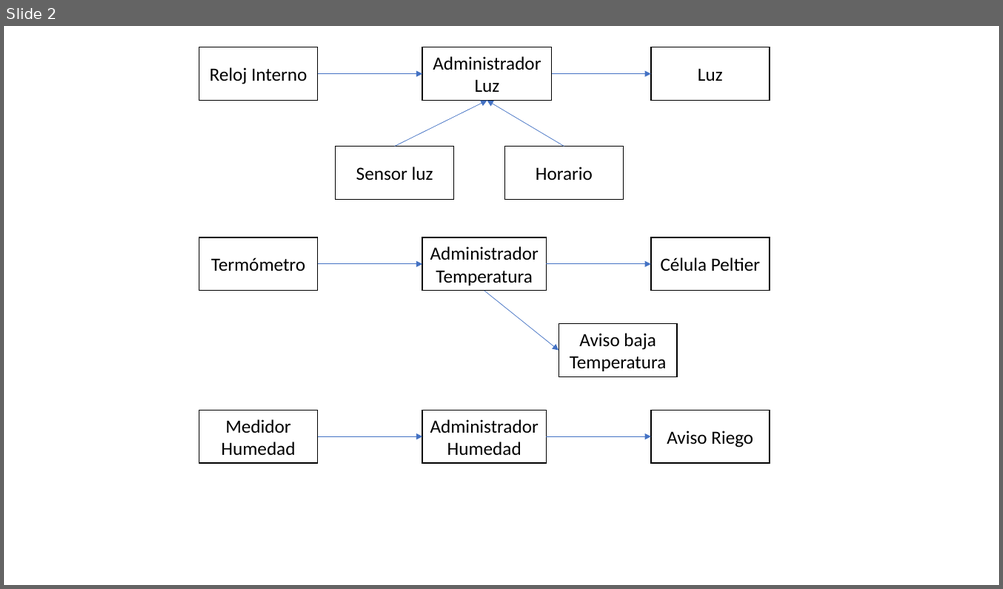
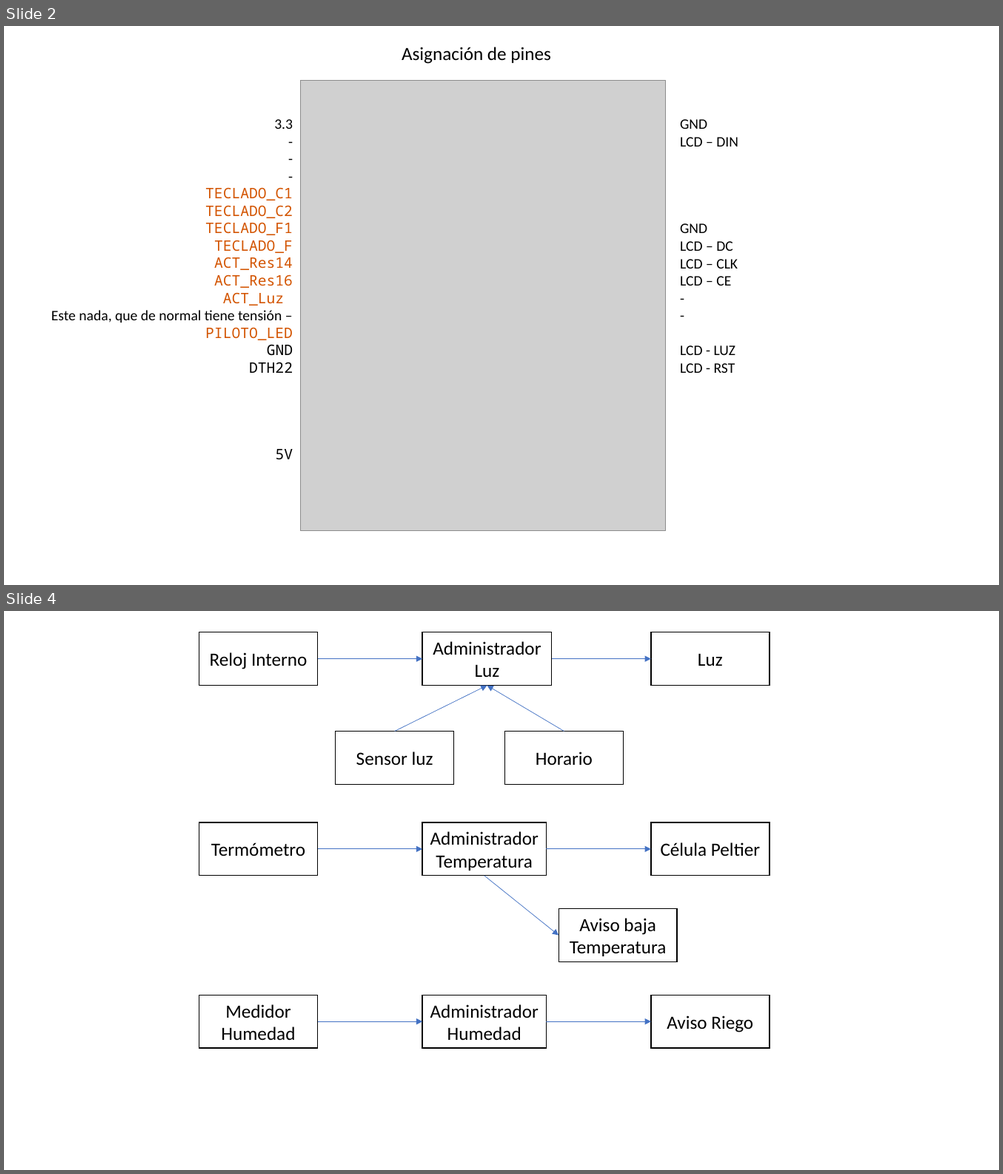
Before and after one commit to CatXD/Invernadero_ESP32, a slide deck: Esquemas.pptx. Shown one above the other, each under a label of ours: slide 2 before the commit, slides 2 and 4 after it; the slides between them are not shown. The pictures are 1003x589 and 1003x1174 pixels, drawn with LibreOffice and Linux fonts; fonts in the diff are those of the drawing; grey boxes stand for pictures. Boxes give left, top, right and bottom in pixels: in the first picture for what was removed or moved away, otherwise in the second. Text is boxed around its words. In the diff, an @@ line names an element or a change of style, - is before the commit and + after.

```diff
--- a/Esquemas.pptx
+++ b/Esquemas.pptx
@@ slide 2 added at bbox=[4, 26, 999, 585], background #FFFFFF @@
@@ text added at bbox=[401, 47, 551, 64], 18 pt, text #000000 @@
+Asignación de pines
@@ picture added at bbox=[300, 81, 666, 531] @@
@@ text added at bbox=[51, 119, 293, 460], 14 pt, text #D35400 @@
+3.3
+-
+-
+-
+TECLADO_C1
+TECLADO_C2
+TECLADO_F1
+TECLADO_F
+ACT_Res14
+ACT_Res16
+ACT_Luz
+Este nada, que de normal tiene tensión –
+PILOTO_LED
+GND
+DTH22
+5V
@@ text added at bbox=[680, 119, 738, 373], 14 pt, text #000000 @@
+GND
+LCD – DIN
+GND
+LCD – DC
+LCD – CLK
+LCD – CE
+-
+-
+LCD - LUZ
+LCD - RST
@@ what was slide 2 is now slide 4 @@
```
Also in this commit, not shown: 3 slides changed, 2 other slides added, 1 slide removed, 8 other files.
